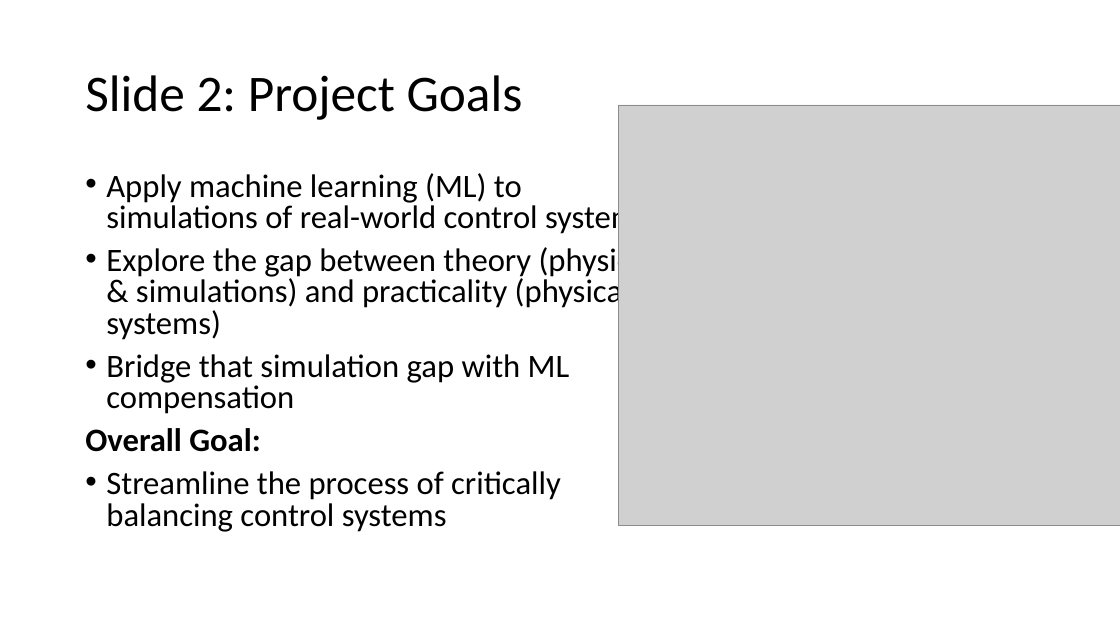
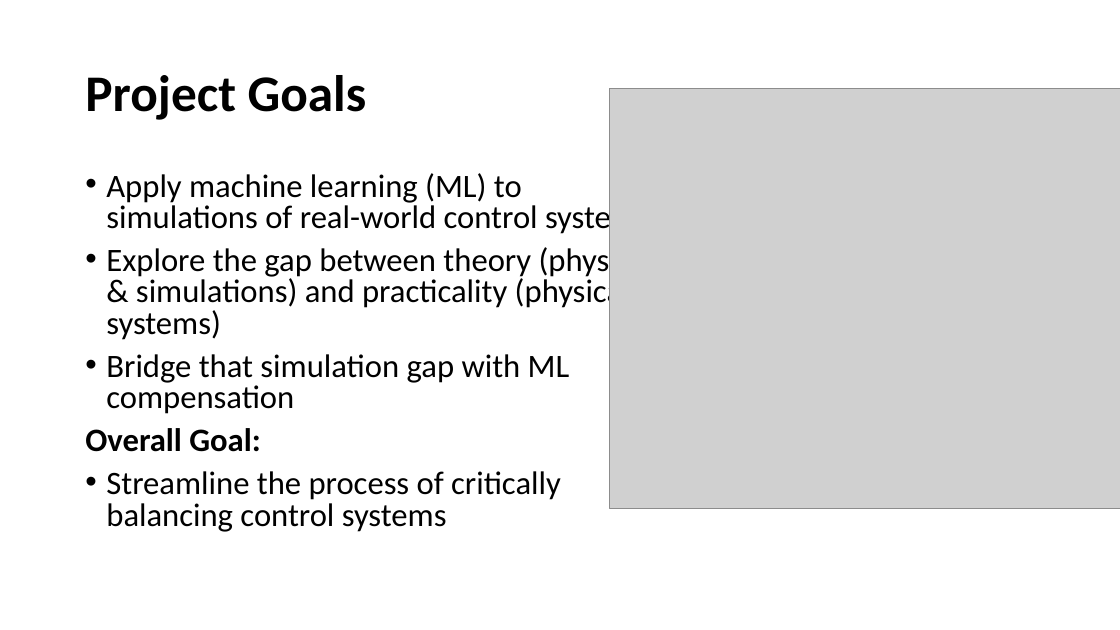
Before and after one commit to evandm4/engr-10301h-balancing-robot, a slide deck: slide 2 of docs/Evan Moore Progress Update.pptx. Drawn at 1120x630 pixels with LibreOffice and Linux fonts; fonts in the diff are those of the drawing; grey boxes stand for pictures. Boxes give left, top, right and bottom in pixels: in the first picture for what was removed or moved away, otherwise in the second. Text is boxed around its words. In the diff, an @@ line names an element or a change of style, - is before the commit and + after.

```diff
--- a/docs/Evan Moore Progress Update.pptx
+++ b/docs/Evan Moore Progress Update.pptx
@@ title at (x1=85, y1=75, x2=367, y2=120): text changed; bold on @@
-Slide 2: Project Goals
+Project Goals
@@ picture resized from (x1=619, y1=105, x2=1120, y2=525) to (x1=609, y1=88, x2=1120, y2=508) @@
```
Also in this commit, not shown: 5 other slides changed, 3 slides added, 1 slide removed, 13 other files.
